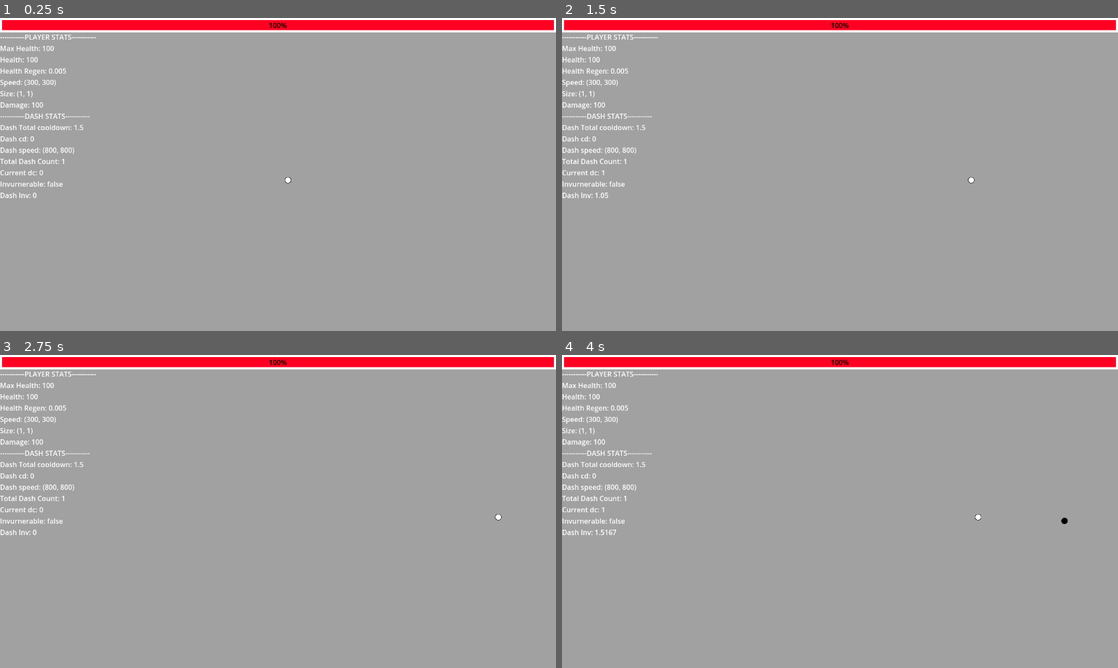
Above: before the commit, frames 1-4 (two rows, left to right).
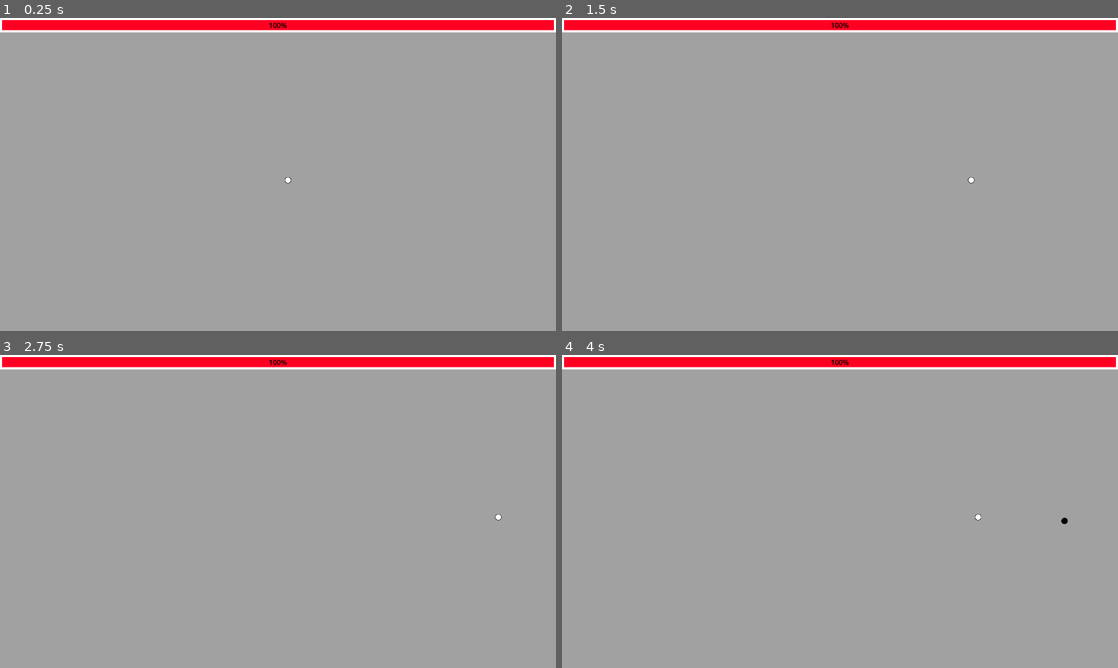
Above: after the commit, the same moments.

Repository: Let-Me-Use-A-Username/Geometrical
Game: Godot game, scene res://src/Scenes/Levels/level.tscn
The game is run twice, just before and just after one commit, with the same random seed, the same clock (stepped at 60 frames per second) and the same inputs.
Inputs (mouse positions are in pixels of both pictures, inside the frame that each line leads up to):
- Up to frame 1 (0.25 s): no input
- Up to frame 2 (1.5 s): tap Enter at 0.5 s; move the mouse to (962, 158) at 0.52 s; hold D (right) 0.53-1.25 s; hold Space (dash) 0.53-1.25 s; click (962, 158) at 0.67 s; drag from (728, 190) to (967, 180) at 1.27 s
- Up to frame 3 (2.75 s): tap Enter at 2 s; move the mouse to (333, 442) at 2.02 s; hold D (right) from 2.03 s (still down); hold E (primary_ability) from 2.03 s (still down); tap Space (dash) at 2.3 s
- Up to frame 4 (4 s): release D (right) at 2.75 s; release E (primary_ability) at 2.75 s; drag from (812, 574) to (1062, 517) at 2.77 s; tap Space (dash) at 3.5, 3.8 s; move the mouse to (1006, 558) at 3.52 s; hold A (left) from 3.53 s (still down); hold G (third_ability) from 3.53 s (still down)

The runs differ from the first frame. In frame 1, 1.1% of the frame differs, in the area x 0-18%, y 5-58%; in frame 2, 1.1%; in frame 3, 1.1%; in frame 4, 1.1%.
Error before the commit: Invalid access to property or key 'ability_cooldown' on a base object of type 'Nil'. (res://src/Scenes/Actors/Player.gd:113)
Error after the commit: Invalid access to property or key 'ability_timer' on a base object of type 'Nil'. (res://src/Scenes/Actors/Player.gd:110)

Commit message:
Implemented ability cooldowns. More abilities to come

Diff:
--- a/src/Scenes/Actors/Actor_Abilities/PlayerAbilities/ability.gd
+++ b/src/Scenes/Actors/Actor_Abilities/PlayerAbilities/ability.gd
@@ -3,6 +3,7 @@
 
 var ability_name: String
 var ability_cooldown: float
+var ability_timer: Timer
 var ability_damage: float
 var ability_duration: float
 var ability_description: String
--- a/src/Scenes/Actors/Actor_Abilities/PlayerAbilities/upgrade_factory.gd
+++ b/src/Scenes/Actors/Actor_Abilities/PlayerAbilities/upgrade_factory.gd
@@ -180,6 +180,10 @@
 				applied_ability.ability_damage = effects[0].split("=")[1]
 				applied_ability.ability_duration = 0
 
+			applied_ability.ability_timer = Timer.new()
+			applied_ability.ability_timer.set_wait_time(applied_ability.ability_cooldown)
+			applied_ability.ability_timer.set_one_shot(true)
+
 			applied_ability.ability_active = true
 			#Player receives a different object of the ability
 			player._player_abilities.push_back(applied_ability)
--- a/src/Scenes/Actors/Player.gd
+++ b/src/Scenes/Actors/Player.gd
@@ -107,23 +107,30 @@
 
 
 func _activate_ability(ability: Ability) -> void:
-	var temp_timer = Timer.new()
-	add_child(temp_timer)
-	temp_timer.set_one_shot(false)
-	temp_timer.set_wait_time(ability.ability_cooldown)
-	print("creating timer")
+	var _timer = ability.ability_timer
+	if _timer not in self.get_children():
+		add_child(_timer)
+
+	if _timer.is_connected("timeout", _on_ability_timer_timeout):
+		_timer.disconnect("timeout", _on_ability_timer_timeout)
+
 	match ability.ability_name:
 		"Timefreeze":
-			emit_signal("freeze_enemy", "Enemies", ability.ability_duration)
+			if _timer.time_left == 0:
+				emit_signal("freeze_enemy", "Enemies", ability.ability_duration)
+				_timer.start()
 		"Supercharge":
-			temp_timer.connect("timeout", _on_ability_timer_timeout.bind( "Supercharge", dash_count))
-			dash_count = 100000000
-			temp_timer.start()
+			if _timer.time_left == 0:
+				_timer.connect("timeout", _on_ability_timer_timeout.bind(ability, dash_count))
+				dash_count = 100000000
+				_timer.start()
 		"Shockwave":
-			emit_signal("shockwave", self, ability.ability_damage)
+			if _timer.time_left == 0:
+				emit_signal("shockwave", self, ability.ability_damage)
+				_timer.start()
 		"Doppelganger":
 			emit_signal("doppelganger", ability.ability_duration)
-			temp_timer.start()
+			_timer.start()
 			#when the ability starts, a stack captures the players movement and then repeats
 			#it later
 		"BlackHole":
@@ -135,8 +142,8 @@
 			print_debug("404: Upgrade not found: ", ability.upgrade_name)
 
 
-func _on_ability_timer_timeout(ability_name: String, parameters: Variant) -> void:\
-	match ability_name:
+func _on_ability_timer_timeout(ability: Ability, parameters: Variant) -> void:
+	match ability.ability_name:
 		"Timefreeze":
 			pass
 		"Supercharge":
--- a/src/Scenes/Levels/GameHandler.gd
+++ b/src/Scenes/Levels/GameHandler.gd
@@ -58,6 +58,7 @@
 				enemy.set_physics_process(false)
 				if enemy != null and enemy.has_node("StateMachine"):
 					enemy.get_node("StateMachine").set_physics_process(false)
+				player.invurnerable = true
 				freeze_timer.start()
 		_:
 			pass
@@ -71,6 +72,7 @@
 		if actors == "Enemies":
 			for object in get_tree().get_nodes_in_group("Projectiles"):
 				object.set_physics_process(true)
+	player.invurnerable = false
 
 
 func _shockwave(origin: Node, damage: float) -> void:
--- a/src/Scenes/Objects/Input_Handler.gd
+++ b/src/Scenes/Objects/Input_Handler.gd
@@ -18,6 +18,7 @@
 			print_debug("Computer detected...\n")
 			_input_type = OS_Type.KEYBOARD
 			_disable_virtual_joystick()
+			_disable_debug_menu()
 
 		_:
 			print_debug("Wasn't able to classify system...\n")
Not shown, changed: src/Scenes/Actors/Actor_Abilities/PlayerAbilities/skills.txt
Not shown, changed: src/SkillTree.txt
Not shown, changed: src/TODO.txt
Not shown, added: src/Scenes/Actors/PlaD4C7.tmp
